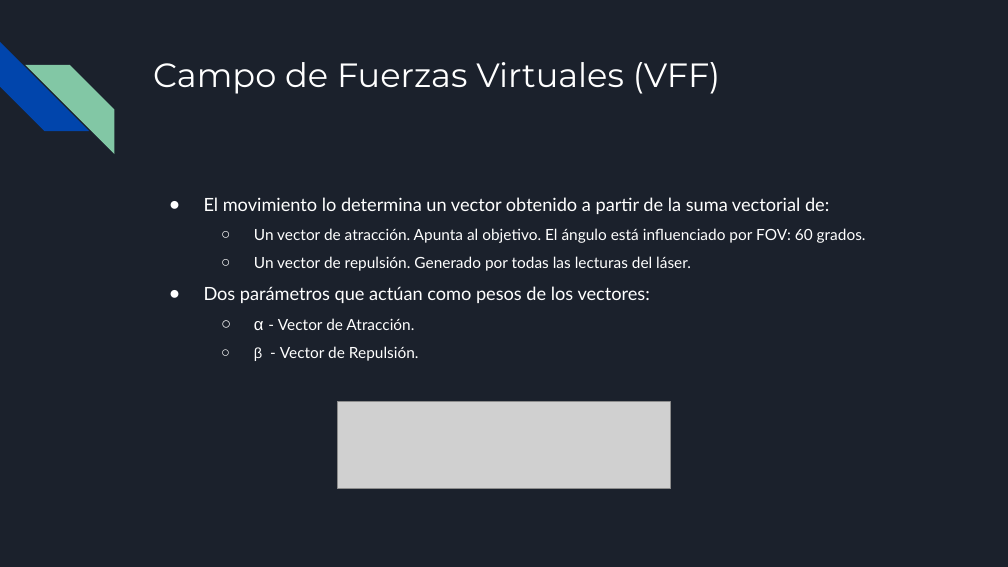
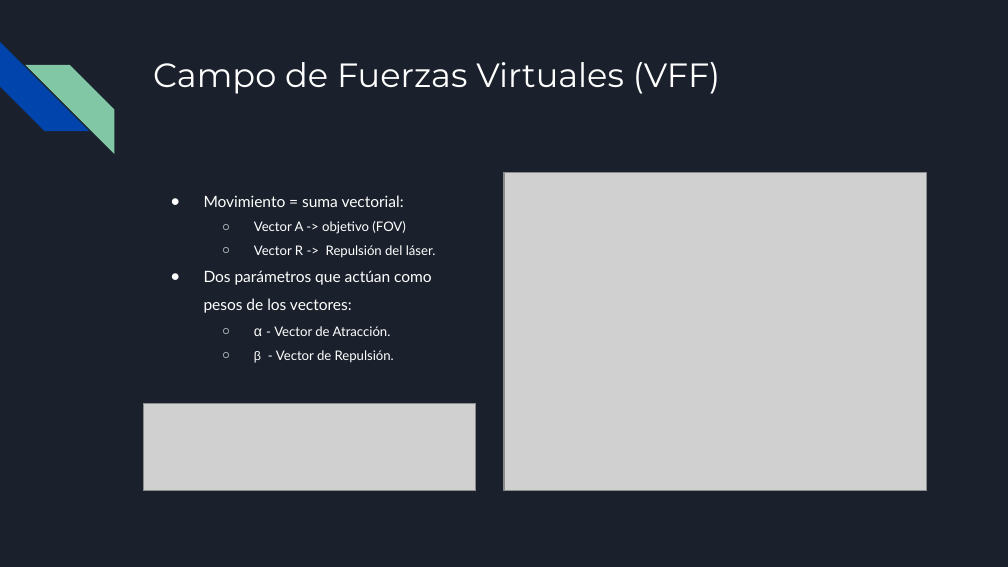
Before and after one commit to RoboticsLabURJC/2021-tfg-carlos-caminero, a slide deck: slide 15 of presentacion/presentacion.pptx. Drawn at 1008x567 pixels with LibreOffice and Linux fonts; fonts in the diff are those of the drawing; grey boxes stand for pictures. Boxes give left, top, right and bottom in pixels: in the first picture for what was removed or moved away, otherwise in the second. Text is boxed around its words. In the diff, an @@ line names an element or a change of style, - is before the commit and + after.

Commit message:
update presentation

```diff
--- a/presentacion/presentacion.pptx
+++ b/presentacion/presentacion.pptx
@@ picture added at (x1=504, y1=172, x2=927, y2=490) @@
@@ text at (x1=204, y1=195, x2=436, y2=258): text changed; size 11 to 9.3 pt @@
-● El movimiento lo determina un vector obtenido a partir de la suma vectorial de:
-  ○ Un vector de atracción. Apunta al objetivo. El ángulo está influenciado por FOV: 60 grados.
-  ○ Un vector de repulsión. Generado por todas las lecturas del láser.
+● Movimiento = suma vectorial:
+  ○ Vector A -> objetivo (FOV)
+  ○ Vector R -> Repulsión del láser.
@@ text at (x1=204, y1=270, x2=432, y2=363): size 13 to 11.1 pt in "Dos parámetros que actúan como pesos de ..."; size 12 to 10.2 pt in "α"; size 11 to 9.3 pt in "- Vector de Atracción.", "- Vector de Repulsión."; size 10.5 to 8.9 pt in "β"; indent changed @@
@@ picture moved from (x1=338, y1=402, x2=670, y2=489) to (x1=143, y1=403, x2=476, y2=490) @@
```
Also in this commit, not shown: 3 other slides changed, 1 slide added, 2 slides removed, 1 other file.
